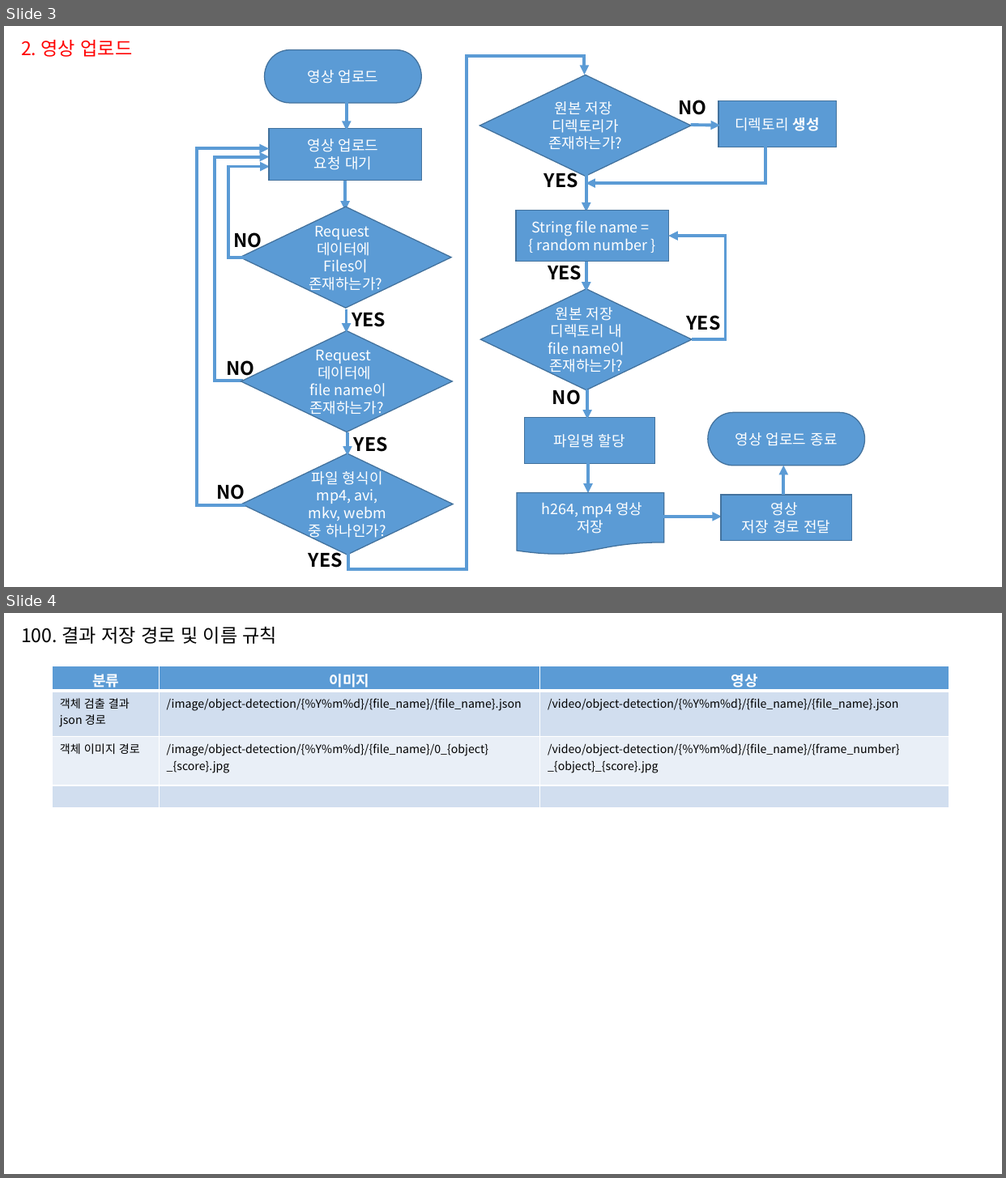
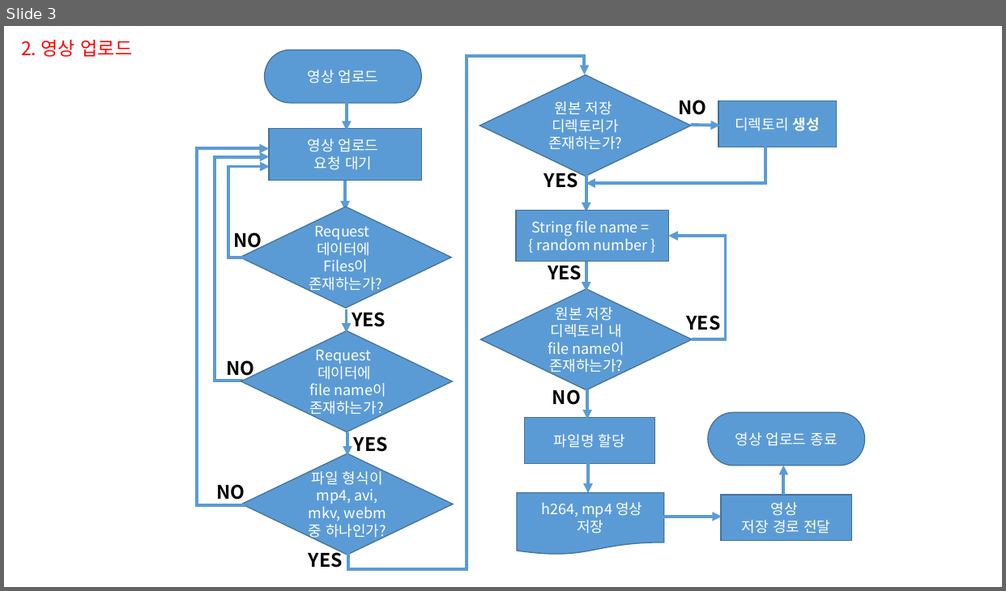
Before and after one commit to sweetleejoohyun/toy_backend, a slide deck: docs/순서도.pptx. Shown one above the other, each under a label of ours: slides 3 and 4 before the commit, slide 3 after it. The pictures are 1006x1178 and 1006x591 pixels, drawn with LibreOffice and Linux fonts; fonts in the diff are those of the drawing. Boxes give left, top, right and bottom in pixels: in the first picture for what was removed or moved away, otherwise in the second. Text is boxed around its words. In the diff, an @@ line names an element or a change of style, - is before the commit and + after.

Commit message:
객체 검출 결과 디렉터리 수정

```diff
--- a/docs/순서도.pptx
+++ b/docs/순서도.pptx
@@ slide 4 removed at (x1=4, y1=613, x2=1002, y2=1174), background #FFFFFF @@
@@ text removed at (x1=21, y1=626, x2=278, y2=644) @@
-100. 결과 저장 경로 및 이름 규칙
@@ table removed at (x1=53, y1=666, x2=949, y2=808), 4 rows, 3 columns @@
-분류 | 이미지 | 영상
-객체 검출 결과 / json 경로 | /image/object-detection/{%Y%m%d}/{file_name}/{file_name}.json | /video/object-detection/{%Y%m%d}/{file_name}/{file_name}.json
-객체 이미지 경로 | /image/object-detection/{%Y%m%d}/{file_name}/0_{object}_{score}.jpg | /video/object-detection/{%Y%m%d}/{file_name}/{frame_number}_{object}_{score}.jpg
- |  | 
```
Also in this commit, not shown: 1 slide changed, 1 slide added.
